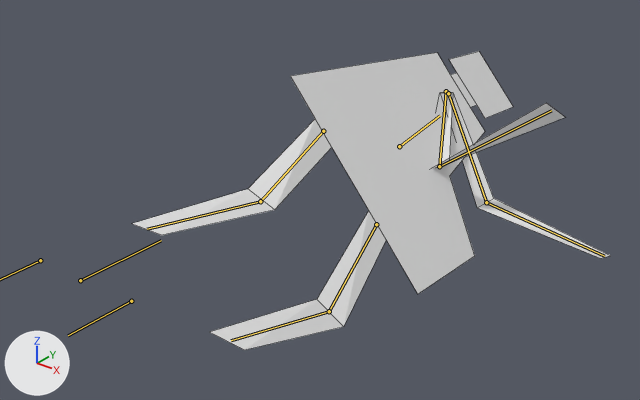
What one commit did to the Blender file Shapes/fatman.blend.
Rendered twice from a camera (50 mm lens) standing at (0.742, -0.5, 0.513) and looking at (0.011, 0.413, -0.053). The axes (+X, +Y, +Z) are drawn at lower left. The lights are the same throughout. Both versions are drawn at frame 19 of the action 'Kick'; the numbers are the values there. The bones that bend it are drawn over the model as lines. Mesh edges are drawn as thin lines.

Names of what the first picture shows: 'Fatman'.
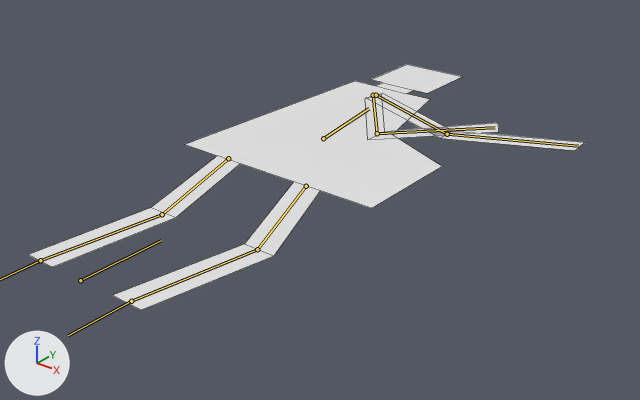
Commit message: better kick attack

The change in detail:
Bone 'Body' (bone_body) moves from (0.116, 0.03, 0.0) to (0.0, 0.0, 0.0).
Bone 'Body' (bone_body) turns from (0, 48, 0) to (0, 0, 0) degrees about its own x, y and z.
Bone 'ULeg.R' (bone_uleg_r) turns from (0, 9, 0) to (0, 0, 0) degrees about its own x, y and z.
Bone 'LLeg.R' (bone_lleg_r) turns from (0, 40, 0) to (0, 0, 0) degrees about its own x, y and z.
Bone 'ULeg.L' (bone_uleg_l) turns from (0, -7, 0) to (0, 0, 0) degrees about its own x, y and z.
Bone 'LLeg.L' (bone_lleg_l) turns from (0, 48, 0) to (0, 0, 0) degrees about its own x, y and z.
Bone 'UArm.R' (bone_uarm_r) turns from (0, 77, 0) to (0, 0, 0) degrees about its own x, y and z.
Bone 'LArm.R' (bone_larm_r) turns from (0, -93, 0) to (0, 0, 0) degrees about its own x, y and z.
Bone 'UArm.L' (bone_uarm_l) turns from (0, 47, 0) to (0, 0, 0) degrees about its own x, y and z.
Bone 'LArm.L' (bone_larm_l) turns from (0, -53, 0) to (0, 0, 0) degrees about its own x, y and z.

Changed parts and their boxes (x1, y1, x2, y2) in the pictures (640 x 400 px):
'Fatman', posed (16% wider, 18% shorter): before (132, 51, 610, 350); after (29, 64, 585, 310)
bone 'Body', root to tip: before (399, 146) to (440, 115); after (323, 138) to (369, 108)
bone 'ULeg.R', root to tip: before (323, 131) to (260, 201); after (228, 158) to (162, 214)
bone 'LLeg.R', root to tip: before (260, 201) to (147, 229); after (162, 214) to (40, 260)
bone 'ULeg.L', root to tip: before (376, 224) to (329, 311); after (306, 186) to (257, 249)
bone 'LLeg.L', root to tip: before (329, 311) to (231, 340); after (257, 249) to (131, 301)
bone 'UArm.R', root to tip: before (446, 91) to (439, 166); after (373, 95) to (377, 133)
bone 'LArm.R', root to tip: before (439, 166) to (551, 110); after (377, 133) to (495, 127)
bone 'UArm.L', root to tip: before (448, 93) to (486, 202); after (376, 95) to (447, 134)
bone 'LArm.L', root to tip: before (486, 202) to (604, 256); after (447, 134) to (578, 146)
